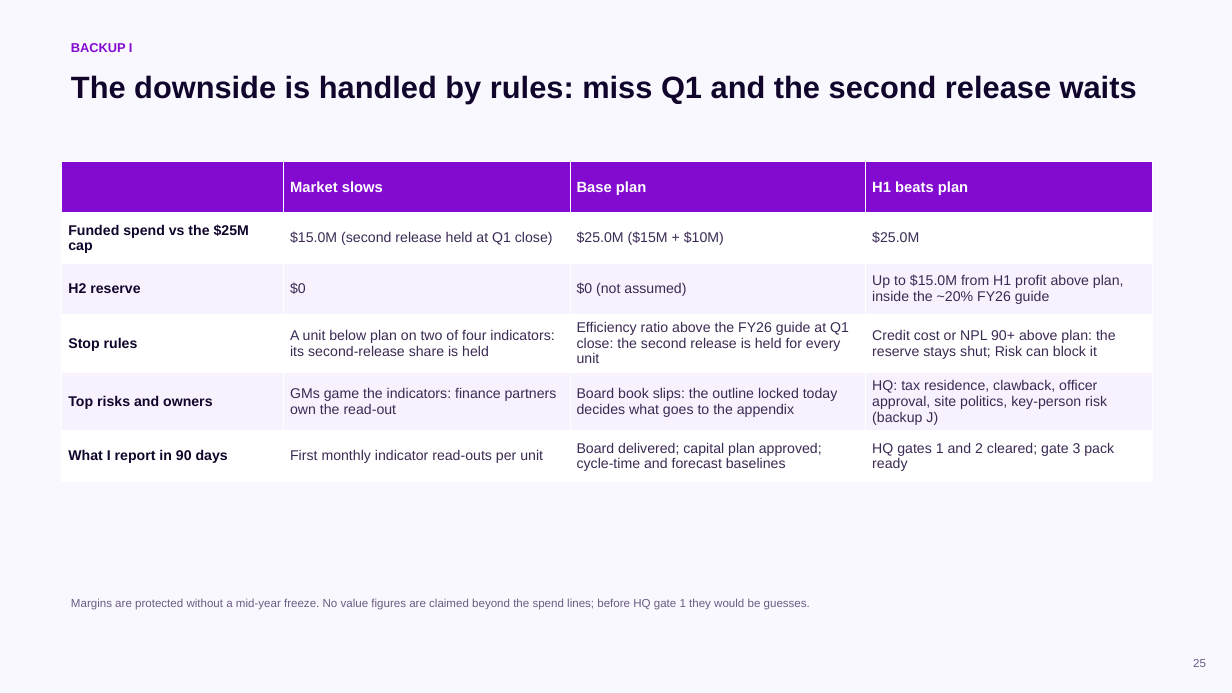
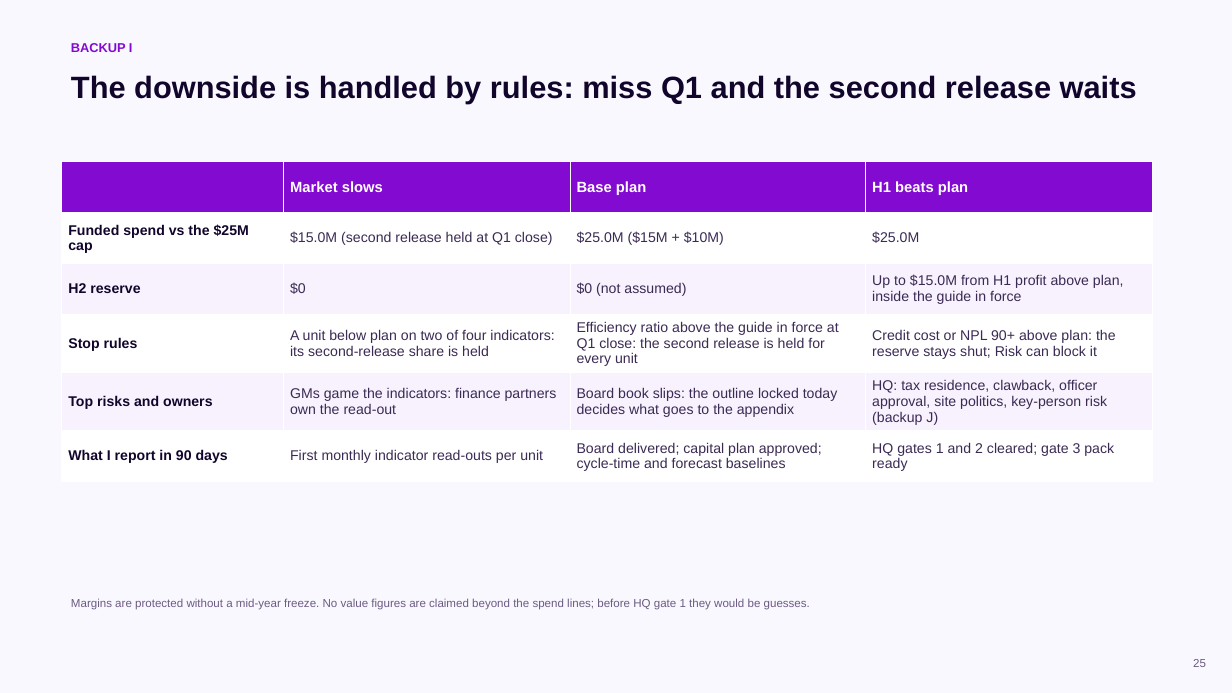
Before and after one commit to cmx24/business-case, a slide deck: slide 25 of deck/CFO_CoS_deck_v8.pptx. Drawn at 1232x693 pixels with LibreOffice and Linux fonts; fonts in the diff are those of the drawing. Boxes give left, top, right and bottom in pixels: in the first picture for what was removed or moved away, otherwise in the second. Text is boxed around its words. In the diff, an @@ line names an element or a change of style, - is before the commit and + after.

```diff
--- a/deck/CFO_CoS_deck_v8.pptx
+++ b/deck/CFO_CoS_deck_v8.pptx
@@ table at [62, 162, 1153, 482] @@
-row 3, column 4: Up to $15.0M from H1 profit above plan, inside the ~20% FY26 guide
+row 3, column 4: Up to $15.0M from H1 profit above plan, inside the guide in force
-row 4, column 3: Efficiency ratio above the FY26 guide at Q1 close: the second release is held for every unit
+row 4, column 3: Efficiency ratio above the guide in force at Q1 close: the second release is held for every unit
```
Also in this commit, not shown: 7 other slides changed, 7 other files.
